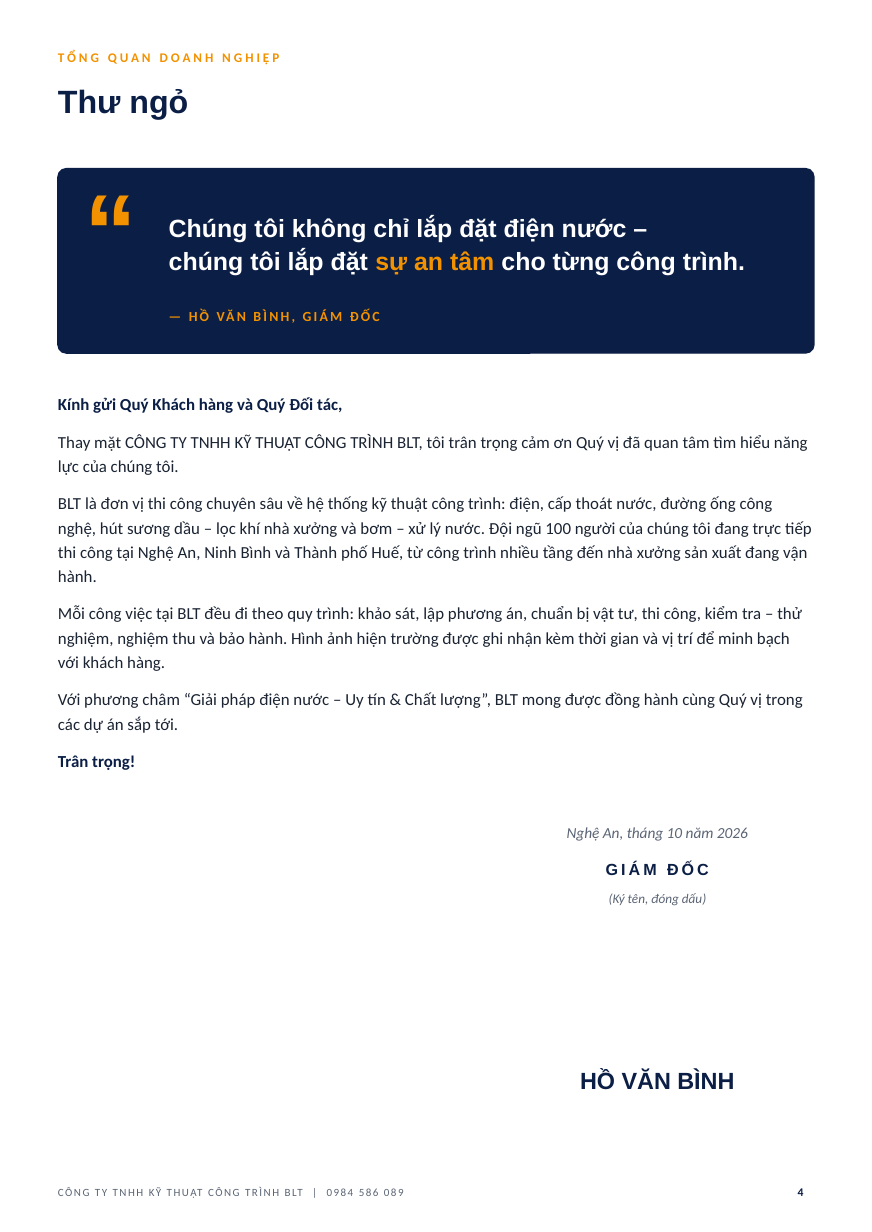
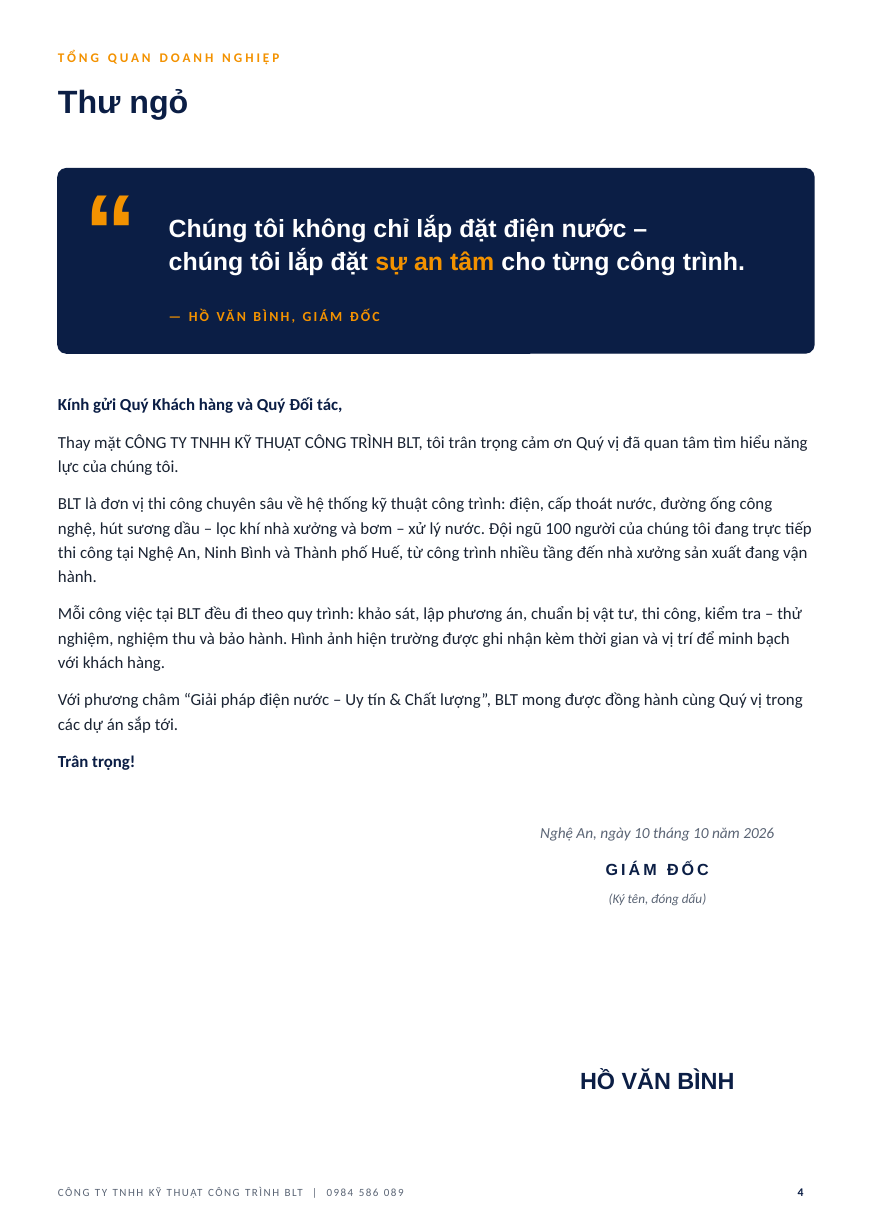
Before and after one commit to haquyenkl2-sys/C-NG-TY-CP-TH-NG-M-I-T-NG-H-P-MINH-PH-T, a slide deck: slide 4 of ho-so-nang-luc-BLT/HO_SO_NANG_LUC_BLT.pptx. Drawn at 872x1232 pixels with LibreOffice and Linux fonts; fonts in the diff are those of the drawing; background and template pictures are left out. Boxes give left, top, right and bottom in pixels: in the first picture for what was removed or moved away, otherwise in the second. Text is boxed around its words. In the diff, an @@ line names an element or a change of style, - is before the commit and + after.

```diff
--- a/ho-so-nang-luc-BLT/HO_SO_NANG_LUC_BLT.pptx
+++ b/ho-so-nang-luc-BLT/HO_SO_NANG_LUC_BLT.pptx
@@ text at [540,827,774,841]: text changed @@
-Nghệ An, tháng 10 năm 2026
+Nghệ An, ngày 10 tháng 10 năm 2026
```
Also in this commit, not shown: 2 other files.
